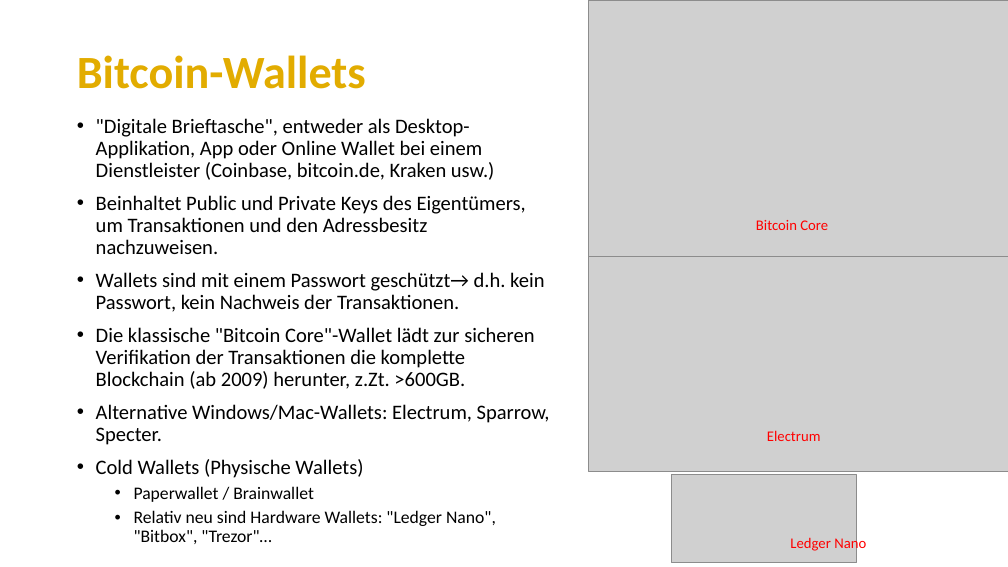
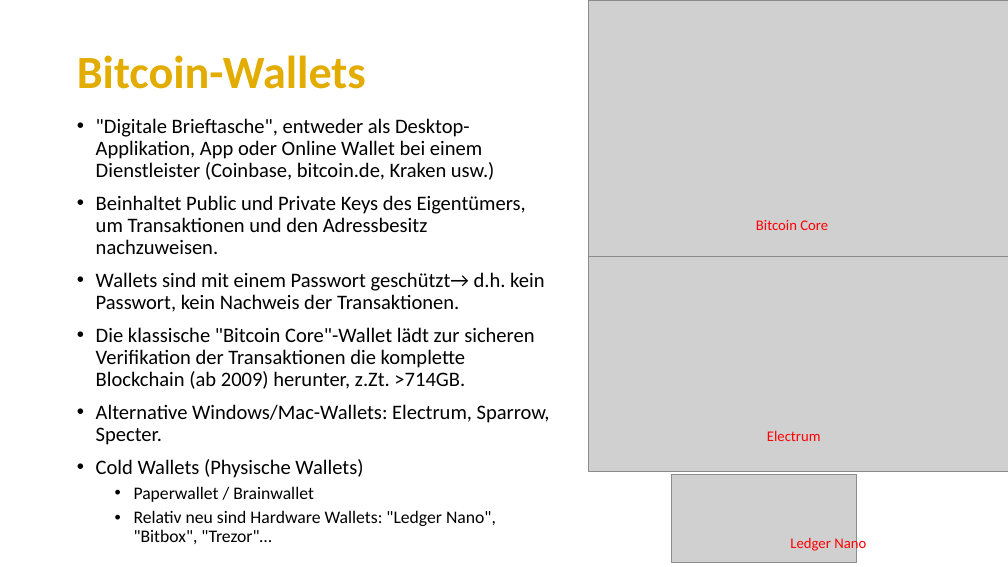
Before and after one commit to MickyRoth/Presentations, a slide deck: slide 10 of Bitcoin (und andere Kryptowährungen).pptx. Drawn at 1008x567 pixels with LibreOffice and Linux fonts; fonts in the diff are those of the drawing; grey boxes stand for pictures; background and template pictures are left out. Boxes give left, top, right and bottom in pixels: in the first picture for what was removed or moved away, otherwise in the second. Text is boxed around its words. In the diff, an @@ line names an element or a change of style, - is before the commit and + after.

```diff
--- a/Bitcoin (und andere Kryptowährungen).pptx
+++ b/Bitcoin (und andere Kryptowährungen).pptx
@@ text at box(96, 327, 534, 389): text changed @@
-• Die klassische "Bitcoin Core"-Wallet lädt zur sicheren Verifikation der Transaktionen die komplette Blockchain (ab 2009) herunter, z.Zt. >600GB.
+• Die klassische "Bitcoin Core"-Wallet lädt zur sicheren Verifikation der Transaktionen die komplette Blockchain (ab 2009) herunter, z.Zt. >714GB.
```
Also in this commit, not shown: 1 other file.
